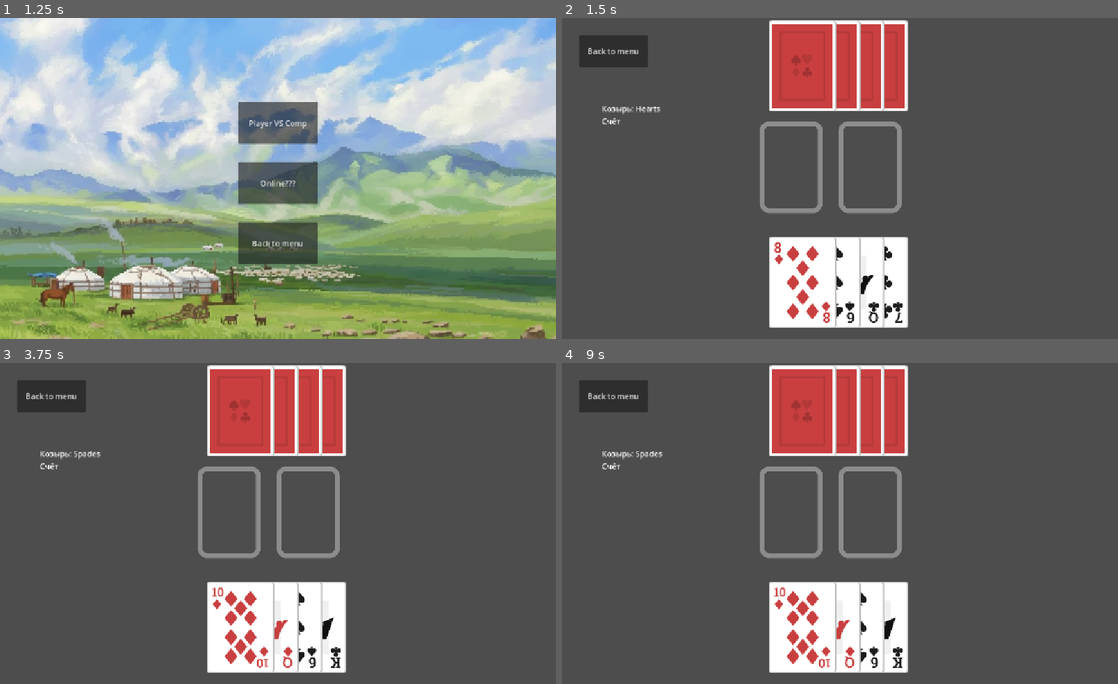
Above: before the commit, frames 1-4 (two rows, left to right).
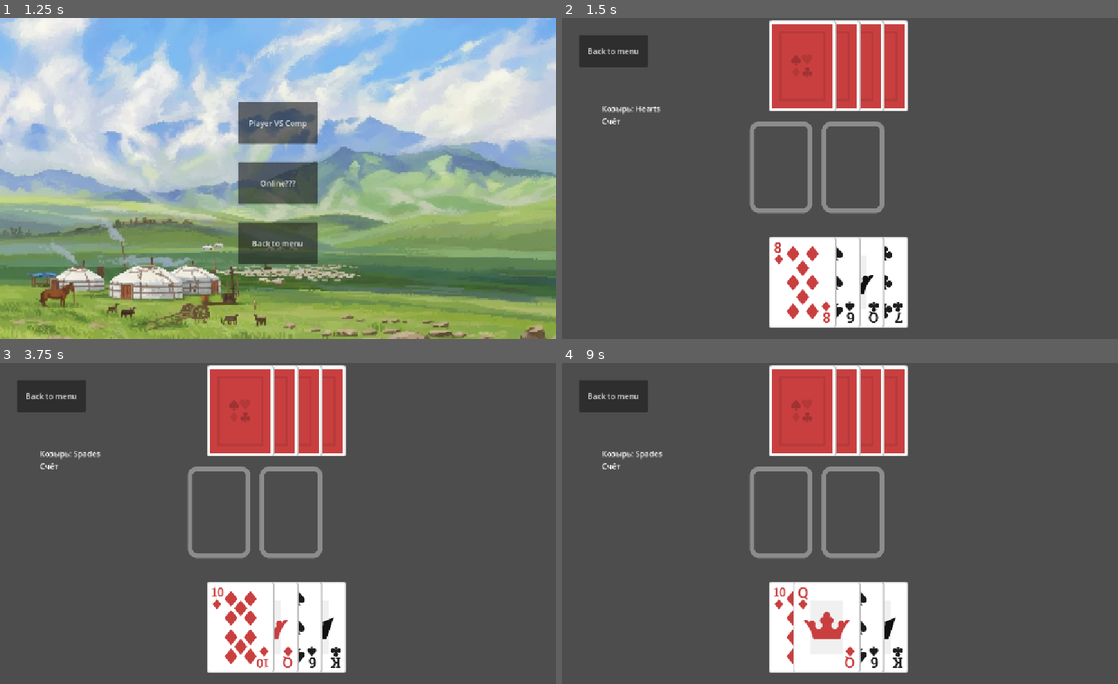
Above: after the commit, the same moments.

Repository: Zandaru117/Project_BurPoker_S1
Game: Godot game, scene res://scenes/MainMenu.tscn
Two runs of this game, one before a commit and one after it. Both use one fixed random seed, a clock stepped at 60 frames per second and the inputs below.
Inputs (mouse positions are in pixels of both pictures, inside the frame that each line leads up to):
- Up to frame 1 (1.25 s): click "Play" at 0.5 s
- Up to frame 2 (1.5 s): click "Player VS Comp" at 1.25 s
- Up to frame 3 (3.75 s): click "Back to menu" at 2 s; click "Play" at 2.75 s; click "Player VS Comp" at 3.5 s
- Up to frame 4 (9 s): tap Enter at 4.25, 5.75, 7.25 s; drag from (789, 510) to (801, 411) at 4.27 s; tap Space at 5, 6.5, 8 s; drag from (867, 510) to (801, 411) at 5.02 s; click (801, 411) at 5.92 s; drag from (828, 411) to (867, 510) at 6.52 s; drag from (851, 411) to (801, 626) at 7.27 s; drag from (873, 411) to (801, 626) at 8.02 s; click (801, 626) at 8.92 s

Frame 1 is identical in both runs. In frame 2, 2.0% of the frame differs, in the area x 33-62%, y 32-62%; in frame 3, 2.0%; in frame 4, 2.9%, in the area x 33-62%, y 32-97%.

Commit message:
Гибкое количество Dropzone, они закреплены за своими Hands. Баги

Diff:
--- a/scenes/GameVSComp.tscn
+++ b/scenes/GameVSComp.tscn
@@ -31,6 +31,7 @@
 position = Vector2(476, 310)
 
 [node name="Enemy_DropZone" parent="." instance=ExtResource("6_ihu2o")]
+visible = false
 position = Vector2(640, 310)
 
 [node name="Score" type="Label" parent="."]
--- a/scripts/game/Game_VS_Comp.gd
+++ b/scripts/game/Game_VS_Comp.gd
@@ -2,11 +2,13 @@
 @onready var deck: Deck = $Deck
 @onready var hand: Hand = $Hand
 @export var hand_scene: PackedScene
+@export var enemy_drop_zone_scene: PackedScene = preload("res://scenes/DropZone.tscn")
 @onready var player_dropzone: DropZone = $Player_DropZone
 @onready var enemy_dropzone: DropZone = $Enemy_DropZone
 @onready var screen_score: Label = $Score
 
 var hands: Array[Hand] = []
+var enemy_dropzones: Array[DropZone]
 var is_my_turn: bool = true
 var number_of_players: int = 2
 var player_hand: Hand
@@ -30,6 +32,13 @@
 	#	deck.cards[i].change_position(Vector2(35+i*100,35+i*100))
 	#	#print(deck.cards[i].suit)
 	for i in range(Globals.player_count-1):
+		var enemy_drop_zone: DropZone = enemy_drop_zone_scene.instantiate()
+
+		enemy_drop_zone.position = Vector2(600-(140*Globals.player_count+10*(i+1))/2 + 140*(i+1)+10*(i+1), 310)
+		print("Инициировано ", enemy_drop_zone, " Позиция: ", enemy_drop_zone.position)
+		enemy_dropzones.append(enemy_drop_zone)
+		add_child(enemy_dropzones[i])
+	for i in range(Globals.player_count-1):
 		var enemy_hand: Hand = hand_scene.instantiate()
 		hands.append(enemy_hand)
 		hands[i].hand_position = Vector2(500-300*sin(2*PI/(Globals.player_count)*(i+1)), 300+200*cos(2*PI/(Globals.player_count)*(i+1)))
@@ -38,12 +47,12 @@
 		#print(hands[i].hand_position)
 		add_child(hands[i])
 		#print("POOP %s" % [hands[i].hand_position])
-		hands[i].deal_cards(false, enemy_dropzone)
+		hands[i].deal_cards(false, enemy_dropzones[i])
 
 	print(hands)
 	player_hand = hand_scene.instantiate()
-	player_hand.hand_position = Vector2(500, 550)
-	#player_dropzone.position = Vector2(100, 100)
+	player_hand.hand_position = Vector2(500, 550) #500, 550
+	player_dropzone.position = Vector2(600-(140*Globals.player_count+10)/2, 310)
 	player_hand.is_player_hand = true
 	add_child(player_hand)
 	player_hand.deal_cards(true, player_dropzone)
